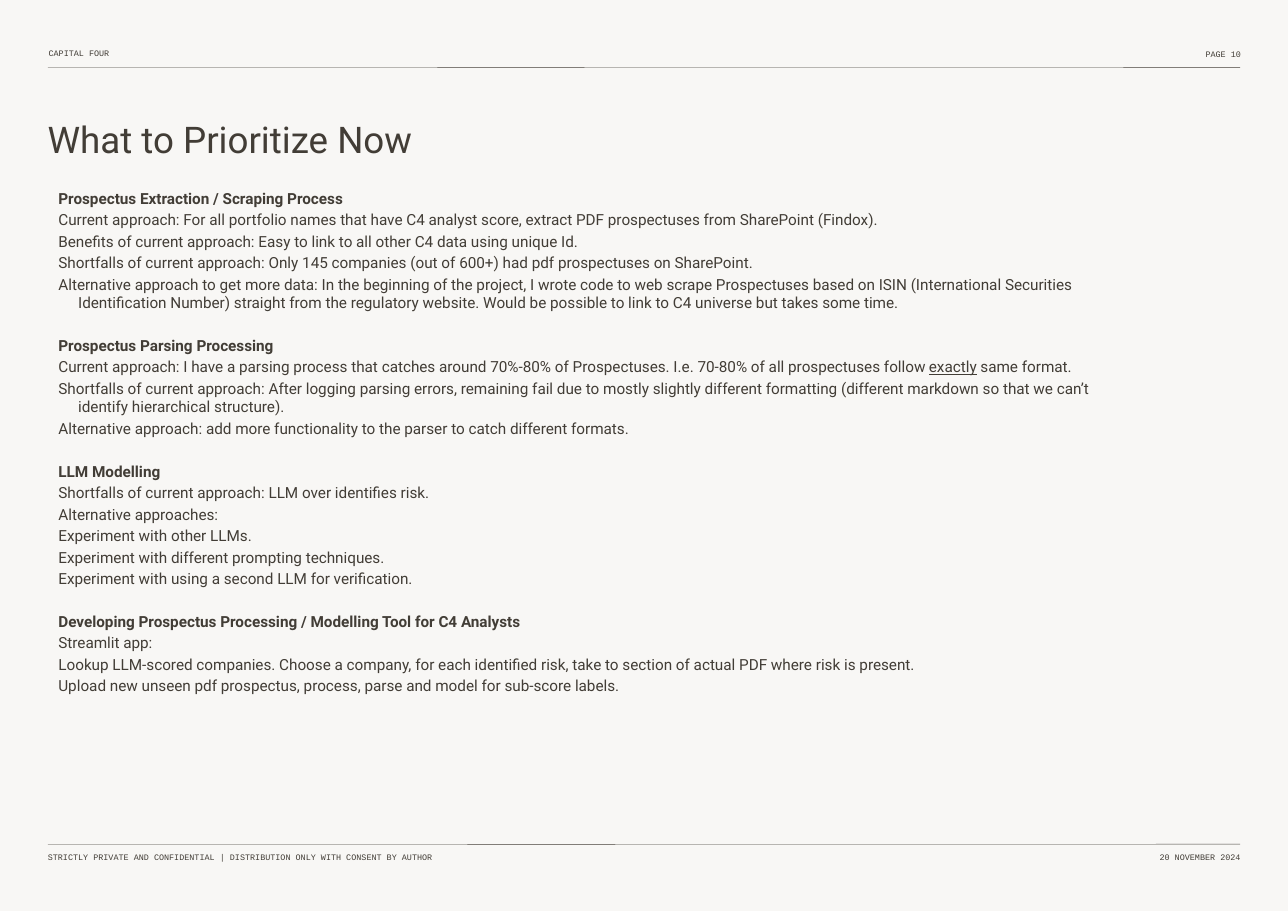
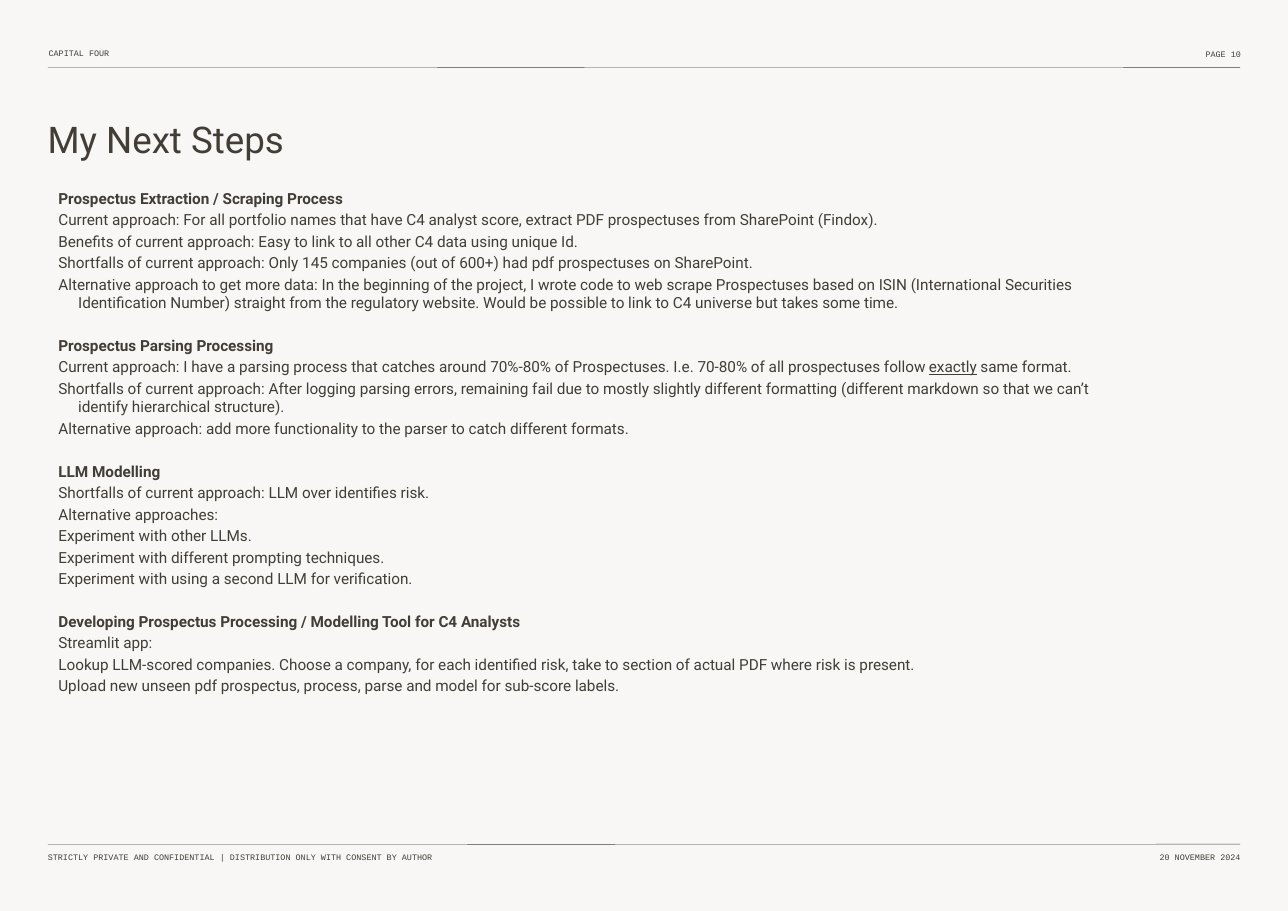
Before and after one commit to pierrehogenhaug/mester, a slide deck: slide 11 of _non_code_env_related/non_code_material/meeting_material/Thesis-Intro-Nov-2024.pptx. Drawn at 1288x911 pixels with LibreOffice and Linux fonts; fonts in the diff are those of the drawing. Boxes give left, top, right and bottom in pixels: in the first picture for what was removed or moved away, otherwise in the second. Text is boxed around its words. In the diff, an @@ line names an element or a change of style, - is before the commit and + after.

```diff
--- a/_non_code_env_related/non_code_material/meeting_material/Thesis-Intro-Nov-2024.pptx
+++ b/_non_code_env_related/non_code_material/meeting_material/Thesis-Intro-Nov-2024.pptx
@@ title at [48,126,284,161]: text changed @@
-What to Prioritize Now
+My Next Steps
```
Also in this commit, not shown: 4 other slides changed, 1 slide added, 1 slide removed, 1 other file.
